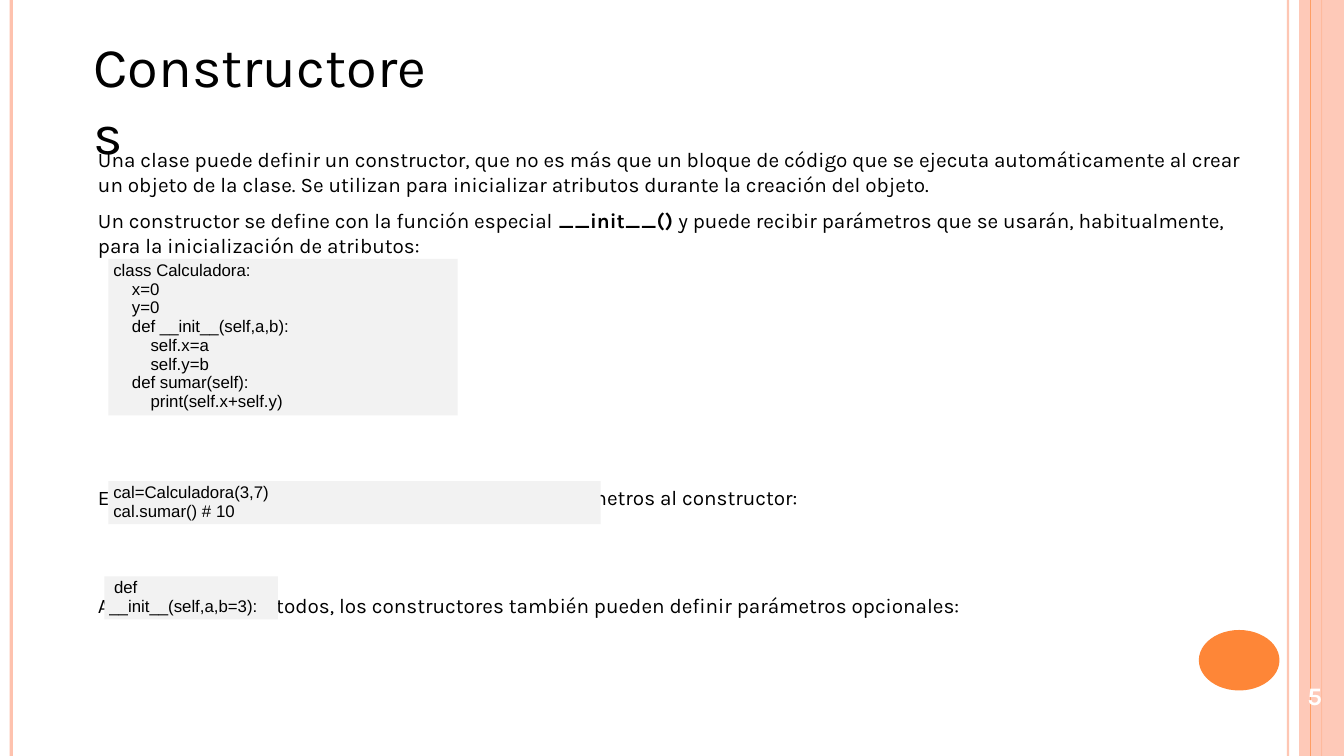
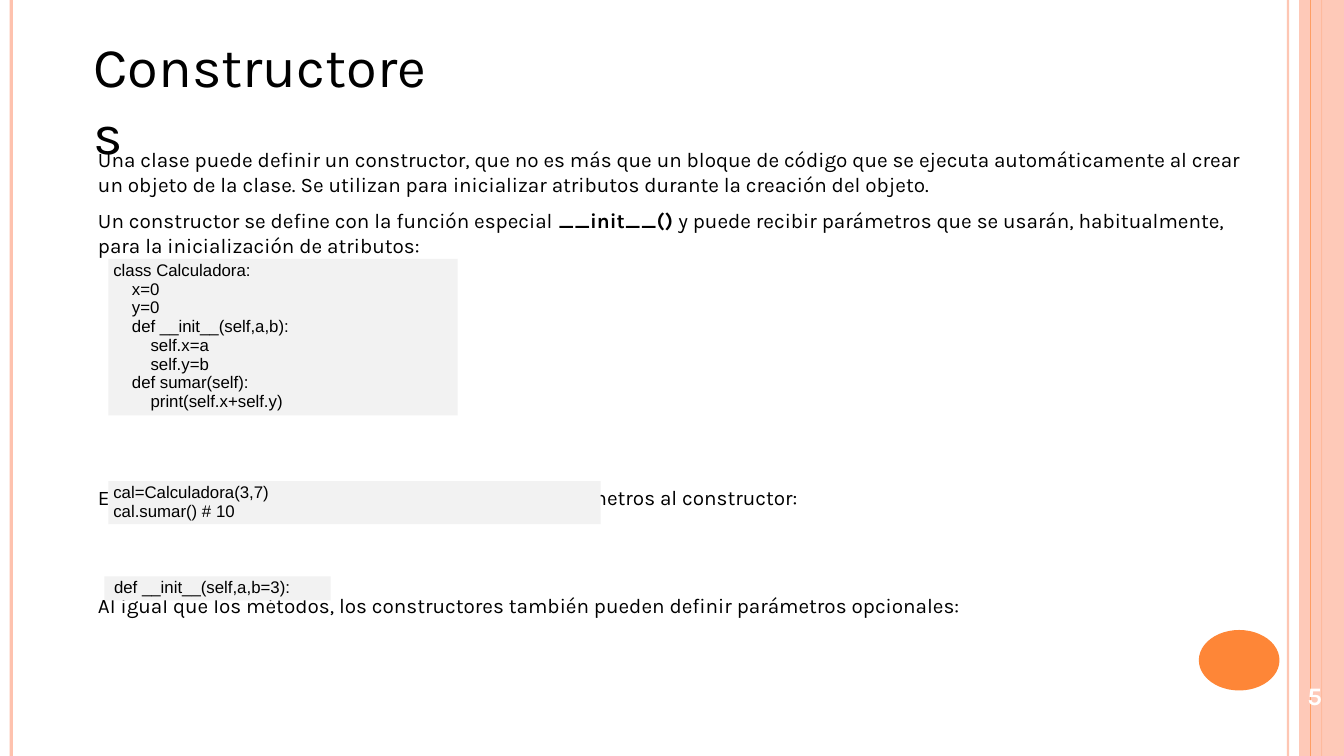
Before and after one commit to amartinsierra/recursos_python, a slide deck: slide 5 of otros/presentaciones/Modulo5_poo.pptx. Drawn at 1344x756 pixels with LibreOffice and Linux fonts; fonts in the diff are those of the drawing. Boxes give left, top, right and bottom in pixels: in the first picture for what was removed or moved away, otherwise in the second. Text is boxed around its words. In the diff, an @@ line names an element or a change of style, - is before the commit and + after.

```diff
--- a/otros/presentaciones/Modulo5_poo.pptx
+++ b/otros/presentaciones/Modulo5_poo.pptx
@@ rectangle "def __init__(self,a,b=3):": place and size @@
-rectangle "def __init__(self,a,b=3):" at bbox=[104, 577, 278, 620]
+rectangle "def __init__(self,a,b=3):" at bbox=[104, 577, 331, 601]
```
Also in this commit, not shown: 4 other slides changed, 17 other files.
